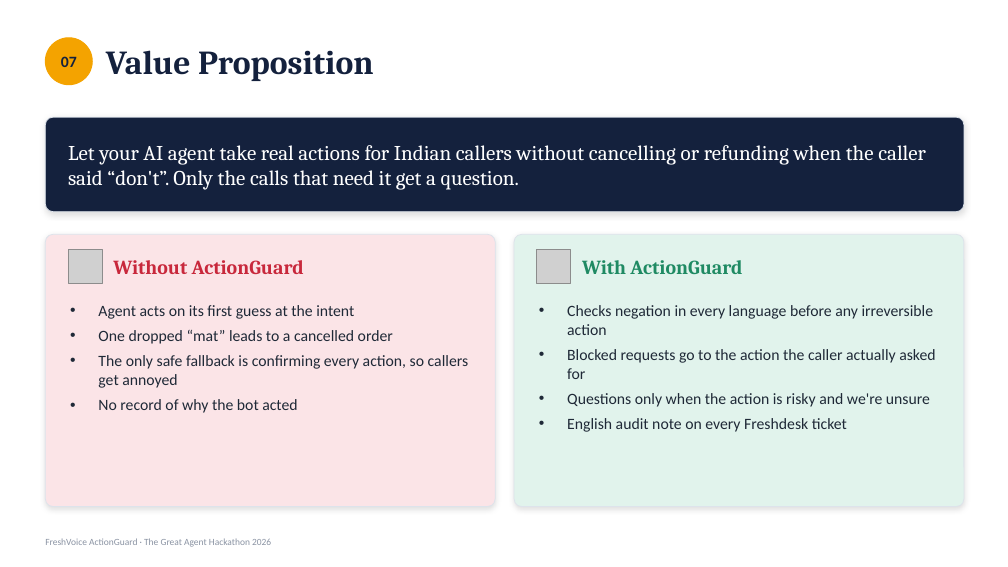
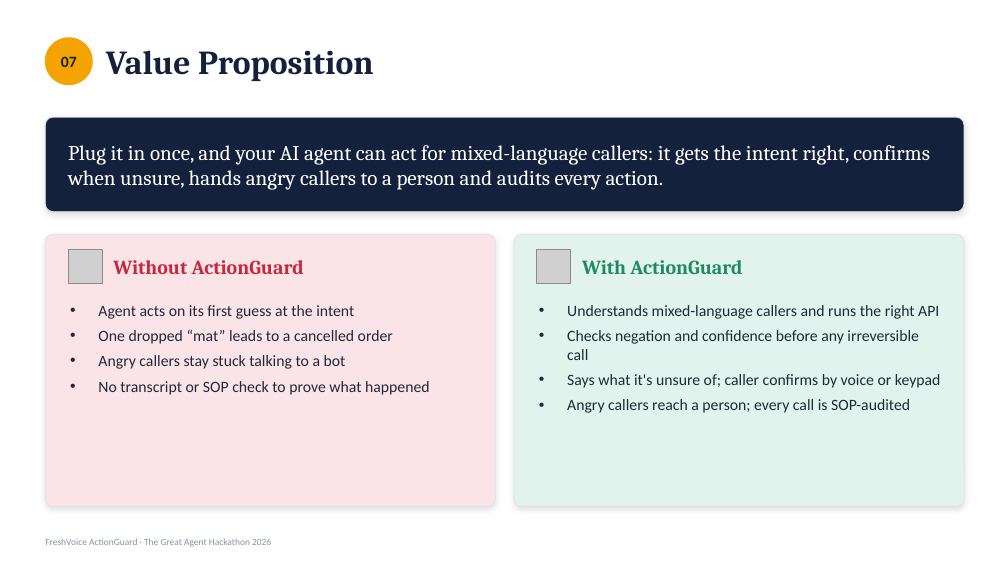
Before and after one commit to ramanathanmani/great-agent-hackathon-2026, a slide deck: slide 17 of docs/presentation/ActionGuard-Business-Case.pptx (slide 13 before the commit). Drawn at 1008x567 pixels with LibreOffice and Linux fonts; fonts in the diff are those of the drawing; grey boxes stand for pictures. Boxes give left, top, right and bottom in pixels: in the first picture for what was removed or moved away, otherwise in the second. Text is boxed around its words. In the diff, an @@ line names an element or a change of style, - is before the commit and + after.

```diff
--- a/docs/presentation/ActionGuard-Business-Case.pptx
+++ b/docs/presentation/ActionGuard-Business-Case.pptx
@@ text at bbox=[68, 145, 930, 190]: text changed @@
-Let your AI agent take real actions for Indian callers without cancelling or refunding when the caller said “don't”. Only the calls that need it get a question.
+Plug it in once, and your AI agent can act for mixed-language callers: it gets the intent right, confirms when unsure, hands angry callers to a person and audits every action.
@@ text at bbox=[567, 305, 941, 413]: text changed @@
-• Checks negation in every language before any irreversible action
-• Blocked requests go to the action the caller actually asked for
-• Questions only when the action is risky and we're unsure
-• English audit note on every Freshdesk ticket
+• Understands mixed-language callers and runs the right API
+• Checks negation and confidence before any irreversible call
+• Says what it's unsure of; caller confirms by voice or keypad
+• Angry callers reach a person; every call is SOP-audited
@@ text at bbox=[98, 355, 430, 395]: text changed @@
-• The only safe fallback is confirming every action, so callers get annoyed
-• No record of why the bot acted
+• Angry callers stay stuck talking to a bot
+• No transcript or SOP check to prove what happened
```
Also in this commit, not shown: 10 other slides changed, 6 slides added, 2 slides removed, 1 other file.
